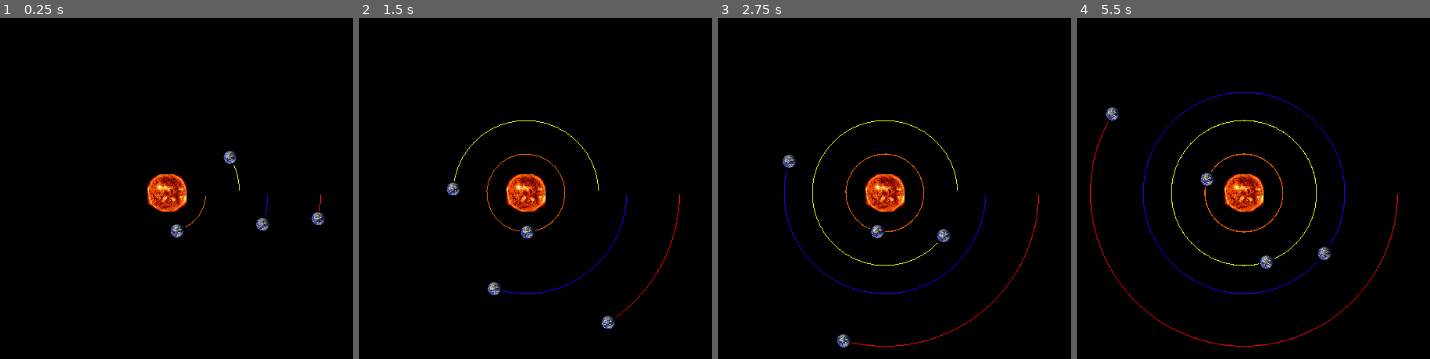
Above: before the commit, frames 1-4 (left to right).
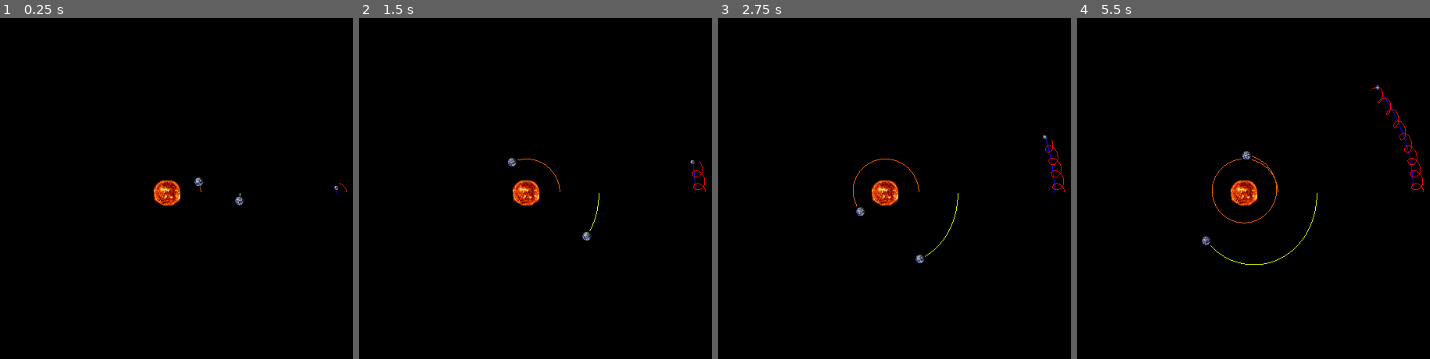
Above: after the commit, the same moments.

Repository: jarkonik/gravity
Game: Godot game, scene res://Main.tscn
The game is run twice, just before and just after one commit, with the same random seed, the same clock (stepped at 60 frames per second) and the same inputs.
Inputs:
- Up to frame 1 (0.25 s): no input
- Up to frame 2 (1.5 s): no input
- Up to frame 3 (2.75 s): no input
- Up to frame 4 (5.5 s): no input

The runs differ from the first frame. In frame 1, 1.8% of the frame differs, in the area x 41-99%, y 39-65%; in frame 2, 2.7%; in frame 3, 3.5%; in frame 4, 4.6%, in the area x 3-99%, y 19-97%.

Commit message:
Final

Diff:
--- a/Main.tscn
+++ b/Main.tscn
@@ -13,7 +13,7 @@
 anchor_mode = 1
 rotating = false
 current = true
-zoom = Vector2( 2, 2 )
+zoom = Vector2( 3, 3 )
 limit_left = -10000000
 limit_top = -10000000
 limit_right = 10000000
@@ -42,46 +42,39 @@
 position = Vector2( 0, 0 )
 scale = Vector2( 0.05, 0.05 )
 texture = ExtResource( 3 )
-_sections_unfolded = [ "Transform" ]
-mass = 27247945
+mass = 160000
 is_static = true
-clockwise_rotation = false
 
 [node name="Mercury" parent="Planets" index="1" instance=ExtResource( 2 )]
 
-position = Vector2( 100, 0 )
+position = Vector2( 130, 0 )
 scale = Vector2( 0.02, 0.02 )
-velocity = Vector2( 0, 77.1517 )
-mass = 5
+mass = 50
 path_color = Color( 1, 0.398438, 0, 1 )
-clockwise_rotation = false
 gravity_parent = NodePath("../Sun")
 
 [node name="Venus" parent="Planets" index="2" instance=ExtResource( 2 )]
 
-position = Vector2( 186, 0 )
+position = Vector2( 280, 0 )
 scale = Vector2( 0.02, 0.02 )
-velocity = Vector2( 0, 77.1517 )
-mass = 67
+mass = 50
 path_color = Color( 0.898438, 1, 0, 1 )
 clockwise_rotation = true
 gravity_parent = NodePath("../Sun")
 
 [node name="Earth" parent="Planets" index="3" instance=ExtResource( 2 )]
 
-position = Vector2( 258, 0 )
-scale = Vector2( 0.02, 0.02 )
-velocity = Vector2( 0, 77.1517 )
-mass = 82
+position = Vector2( 650, 0 )
+scale = Vector2( 0.01, 0.01 )
+velocity = Vector2( 0, -1619.58 )
+mass = 50000
 path_color = Color( 0.125, 0, 1, 1 )
-clockwise_rotation = false
 gravity_parent = NodePath("../Sun")
 
-[node name="Mars" parent="Planets" index="4" instance=ExtResource( 2 )]
+[node name="Moon" parent="Planets" index="4" instance=ExtResource( 2 )]
 
-position = Vector2( 393, 0 )
-scale = Vector2( 0.02, 0.02 )
-velocity = Vector2( 0, 77.1517 )
-mass = 9
-clockwise_rotation = false
-gravity_parent = NodePath("../Sun")
+position = Vector2( 690, 0 )
+scale = Vector2( 0.001, 0.001 )
+velocity = Vector2( 0, -130.703 )
+mass = 500
+gravity_parent = NodePath("../Earth")
--- a/Planet.gd
+++ b/Planet.gd
@@ -13,6 +13,7 @@
 export var gravity_source = true
 export var path_color = Color(1, 0, 0)
 export var clockwise_rotation = false
+export var custom_velocity = false
 
 export(NodePath) var gravity_parent = null
 
@@ -22,15 +23,20 @@
 const PATH_COLOR = PoolColorArray([Color(1.0, 0.0, 0.0)])
 
 func orbit_velocity():
+	if !gravity_parent || is_static:
+		return Vector2(0, 0)
+
 	var parent = get_node(gravity_parent)
 	var r = (position - parent.position).length()
 	var vel = sqrt((GRAV_CONST * parent.mass) / r)
-	if clockwise_rotation:
+
+	if !clockwise_rotation:
 		vel = -vel
+
 	return Vector2(0, vel)
 
 func _ready():
-	if gravity_parent:
+	if !custom_velocity:
 		velocity = orbit_velocity()
 
 func object_force(object):
@@ -54,8 +60,6 @@
 	return force
 
 func _physics_process(delta):
-	delta = delta / 5
-
 	if is_static || Engine.is_editor_hint():
 		return
 
@@ -67,7 +71,7 @@
 
 	if path.size() > 500:
 		path.pop_front()
-	if path.size() == 0 || (path[path.size() - 1] - position).length() > 20:
+	if path.size() == 0 || (path[path.size() - 1] - position).length() > 10:
 		path.append(position)
 
 #func _process(delta):
--- a/Planet.tscn
+++ b/Planet.tscn
@@ -3,7 +3,7 @@
 [ext_resource path="res://planet-earth-1401465729mTH.jpg" type="Texture" id=1]
 [ext_resource path="res://Planet.gd" type="Script" id=2]
 
-[node name="Sprite2" type="Sprite"]
+[node name="Sprite2" type="Sprite" index="0"]
 
 position = Vector2( 760, 0 )
 scale = Vector2( 0.1, 0.1 )
@@ -16,4 +16,5 @@
 gravity_source = true
 path_color = Color( 1, 0, 0, 1 )
 clockwise_rotation = false
+custom_velocity = false
 gravity_parent = null
